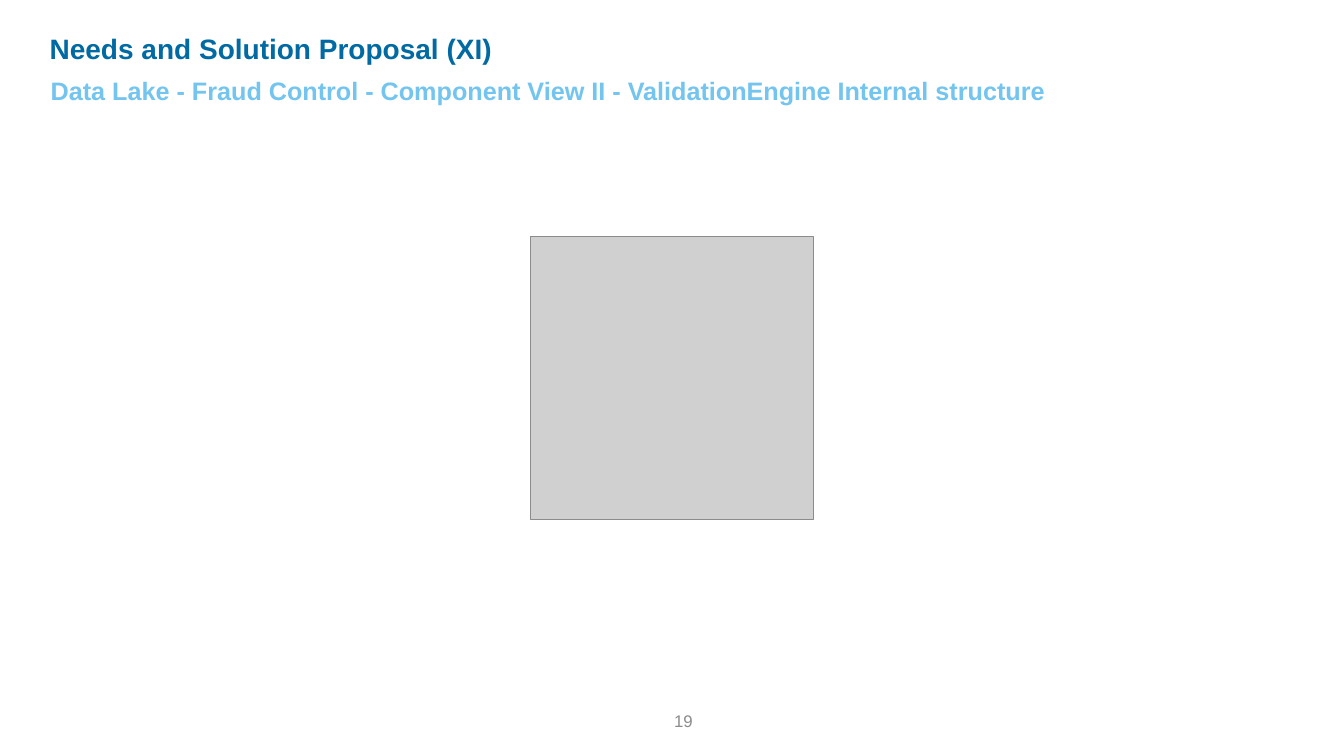
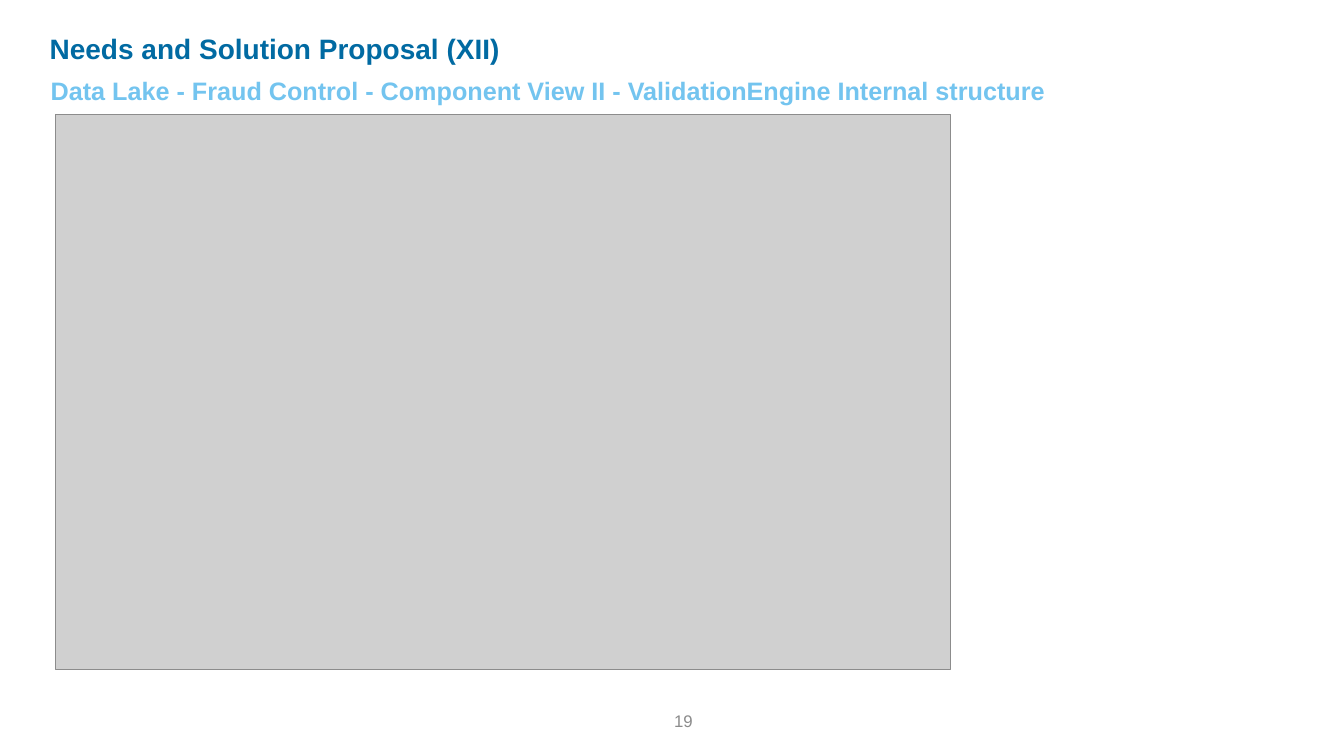
Before and after one commit to edithbg/Scala, a slide deck: slide 19 of Architecture Reference-DataLake-FraudContrl v0.1.pptx. Drawn at 1344x756 pixels with LibreOffice and Linux fonts; fonts in the diff are those of the drawing; grey boxes stand for pictures; background and template pictures are left out. Boxes give left, top, right and bottom in pixels: in the first picture for what was removed or moved away, otherwise in the second. Text is boxed around its words. In the diff, an @@ line names an element or a change of style, - is before the commit and + after.

```diff
--- a/Architecture Reference-DataLake-FraudContrl v0.1.pptx
+++ b/Architecture Reference-DataLake-FraudContrl v0.1.pptx
@@ text at [50,38,500,64]: text changed @@
-Needs and Solution Proposal (XI)
+Needs and Solution Proposal (XII)
@@ picture added at [55,114,951,669] @@
@@ picture removed at [530,237,814,520] @@
```
Also in this commit, not shown: 14 other slides changed, 1 slide removed.
